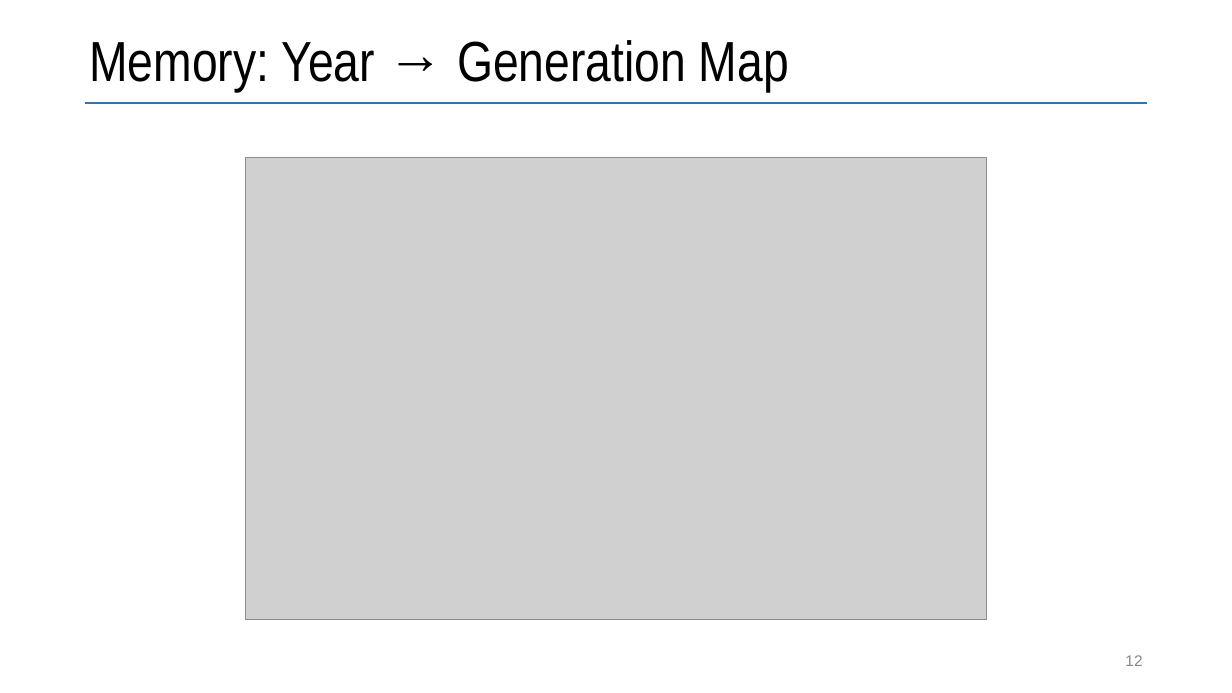
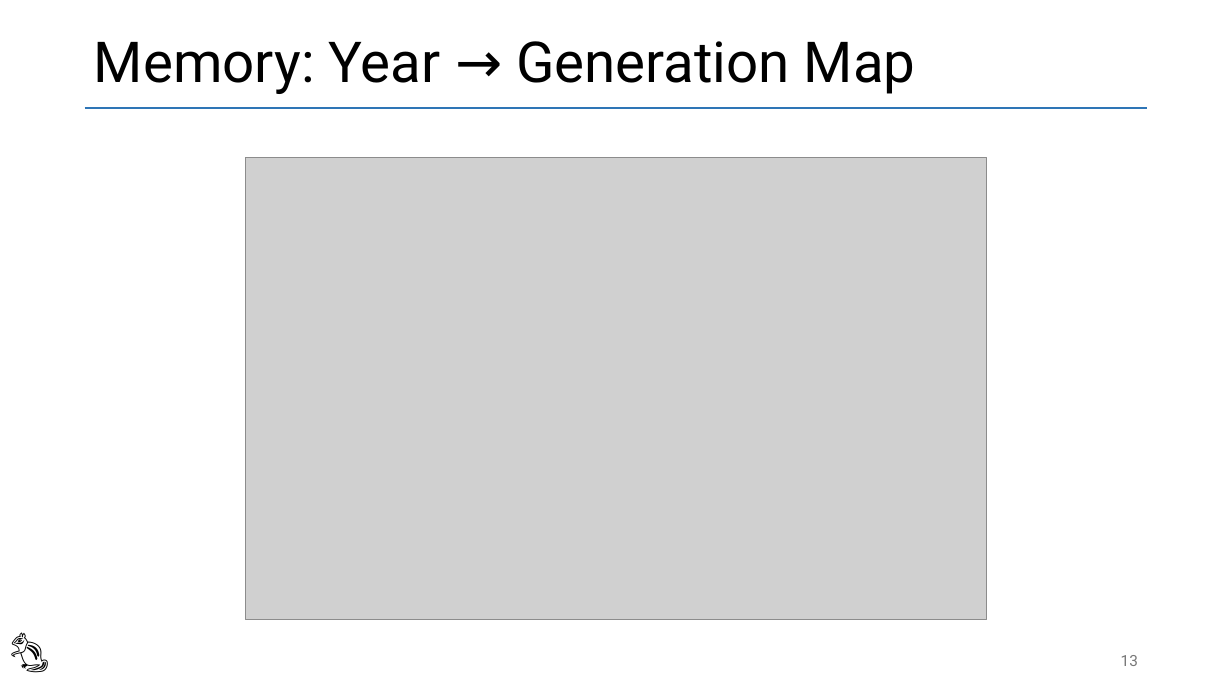
Before and after one commit to vmzakharov/refactor-to-ec-remake, a slide deck: slide 13 of RefactorToEcIntro.pptx (slide 12 before the commit). Drawn at 1232x693 pixels with LibreOffice and Linux fonts; fonts in the diff are those of the drawing; grey boxes stand for pictures. Boxes give left, top, right and bottom in pixels: in the first picture for what was removed or moved away, otherwise in the second. Text is boxed around its words. In the diff, an @@ line names an element or a change of style, - is before the commit and + after.

```diff
--- a/RefactorToEcIntro.pptx
+++ b/RefactorToEcIntro.pptx
@@ title "Memory: Year → Generation Map" at <box>94,41,916,94</box>: font Arial Narrow to Roboto @@
@@ line moved from (85, 103) - (1148, 103) to (85, 107) - (1148, 107) @@
@@ text added at <box>0,619,74,678</box>, 32 pt, text #000000 @@
+🐿️
@@ page number added at <box>1121,655,1138,666</box>, 12 pt, text #797979 @@
+13
@@ page number removed at <box>1125,655,1142,666</box> @@
-12
```
Also in this commit, not shown: 15 other slides changed, 1 slide added, 1 other file.
